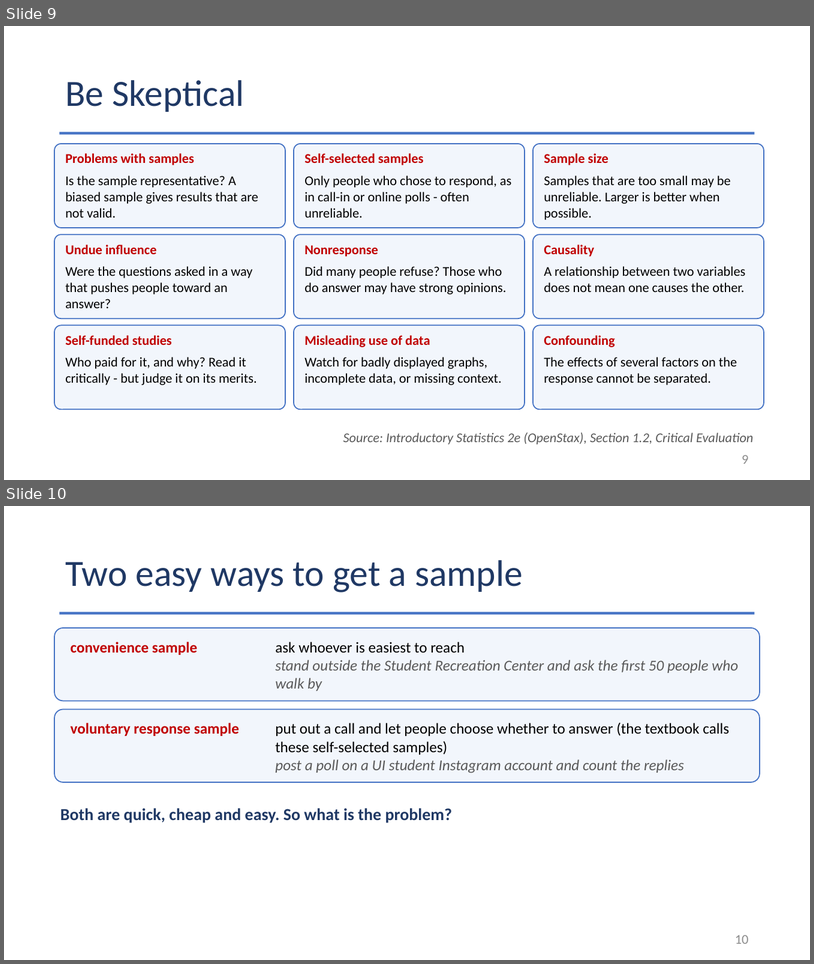
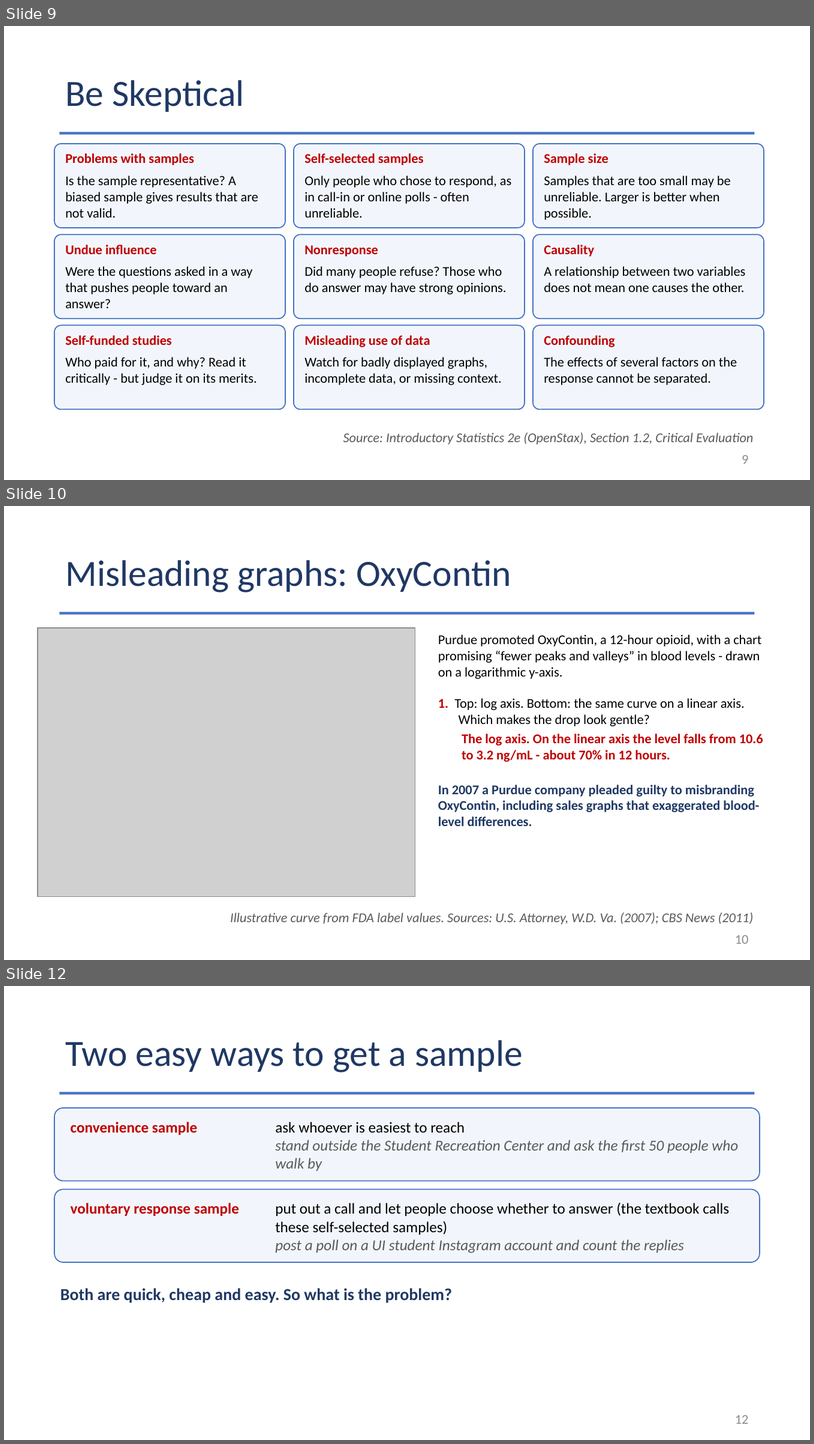
Before and after one commit to Jarred6068/Kvamme_UI_STAT251, a slide deck: docs/lecture_slides/Week 4/Week4_Lecture8_Slides_9_14_2026.pptx. Shown one above the other, each under a label of ours: slides 9 and 10 before the commit, slides 9, 10 and 12 after it; the slides between them are not shown. The pictures are 814x964 and 814x1444 pixels, drawn with LibreOffice and Linux fonts; fonts in the diff are those of the drawing; grey boxes stand for pictures. Boxes give left, top, right and bottom in pixels: in the first picture for what was removed or moved away, otherwise in the second. Text is boxed around its words. In the diff, an @@ line names an element or a change of style, - is before the commit and + after.

Commit message:
Add misleading graph lecture examples
This update adds a new Lecture 8 section on misleading graphs, including an OxyContin log-scale example and an ExxonMobil emissions-intensity example. It adds supporting figure/data assets, updates the generation script for the new illustration, refreshes the lecture menu HTML, and incorporates the revised content into the slide deck.

```diff
--- a/docs/lecture_slides/Week 4/Week4_Lecture8_Slides_9_14_2026.pptx
+++ b/docs/lecture_slides/Week 4/Week4_Lecture8_Slides_9_14_2026.pptx
@@ slide 10 added at bbox=[4, 506, 810, 960], background #FFFFFF @@
@@ title added at bbox=[65, 560, 512, 592], 44 pt, text #1F3864 @@
+Misleading graphs: OxyContin
@@ rectangle added at bbox=[60, 612, 755, 614], fill #4472C4 @@
@@ picture added at bbox=[38, 628, 416, 896] @@
@@ text added at bbox=[438, 634, 762, 679], 16 pt, text #000000 @@
+Purdue promoted OxyContin, a 12-hour opioid, with a chart promising “fewer peaks and valleys” in blood levels - drawn on a logarithmic y-axis.
@@ text added at bbox=[438, 698, 745, 726], 16 pt, text #000000 @@
+1. Top: log axis. Bottom: the same curve on a linear axis. Which makes the drop look gentle?
@@ text added at bbox=[462, 733, 764, 762], 16 pt, text #C00000, bold @@
+The log axis. On the linear axis the level falls from 10.6 to 3.2 ng/mL - about 70% in 12 hours.
@@ text added at bbox=[438, 784, 759, 826], 16 pt, text #1F3864, bold @@
+In 2007 a Purdue company pleaded guilty to misbranding OxyContin, including sales graphs that exaggerated blood-level differences.
@@ text added at bbox=[230, 912, 754, 924], 16 pt, text #595959, italic @@
+Illustrative curve from FDA label values. Sources: U.S. Attorney, W.D. Va. (2007); CBS News (2011)
@@ page number added at bbox=[735, 934, 749, 943], 16 pt, text #8C8C8C @@
+10
@@ what was slide 10 is now slide 12 @@
@@ page number at bbox=[735, 1414, 749, 1423]: text changed @@
-10
+12
```
Also in this commit, not shown: 1 other slide added, 7 other files.
